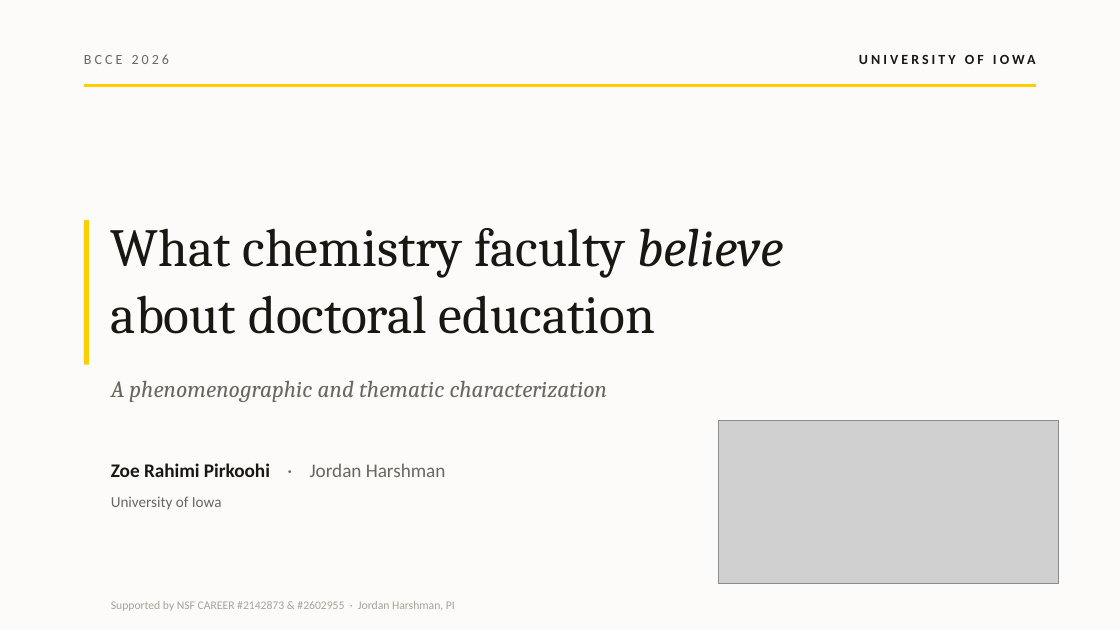
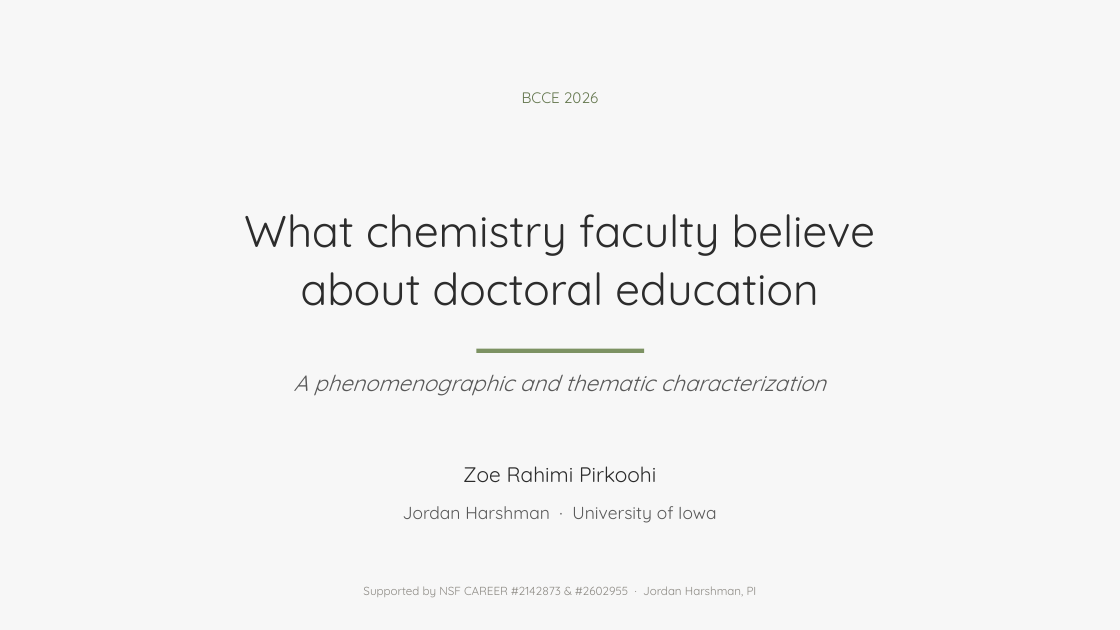
Before and after one commit to 7ahra/resnet_exploration, a slide deck: slide 1 of bcce_2026_faculty_beliefs/BCCE2026_faculty_beliefs.pptx. Drawn at 1120x630 pixels with LibreOffice and Linux fonts; fonts in the diff are those of the drawing; grey boxes stand for pictures; background and template pictures are left out. Boxes give left, top, right and bottom in pixels: in the first picture for what was removed or moved away, otherwise in the second. Text is boxed around its words. In the diff, an @@ line names an element or a change of style, - is before the commit and + after.

```diff
--- a/bcce_2026_faculty_beliefs/BCCE2026_faculty_beliefs.pptx
+++ b/bcce_2026_faculty_beliefs/BCCE2026_faculty_beliefs.pptx
@@ rectangle at (0, 0, 1120, 630): fill #FCFBF9 to #F7F7F7 @@
@@ text removed at (859, 55, 1036, 64) @@
-UNIVERSITY OF IOWA
@@ text "BCCE 2026": place and size @@
-text "BCCE 2026" at (84, 54, 169, 64)
+text "BCCE 2026" at (522, 92, 598, 103)
@@ text "BCCE 2026" at (522, 92, 598, 103): size 12 to 13 pt, font Calibri to Quicksand, text colour #6B6660 to #64774E, letter spacing 2.6 to 0 pt; alignment left to centre @@
@@ line removed from (84, 86) to (1036, 86) @@
@@ text "What chemistry faculty believe": place and size @@
-text "What chemistry faculty believe" at (111, 228, 784, 334)
+text "What chemistry faculty believe" at (244, 214, 875, 306)
@@ text "What chemistry faculty believe" at (244, 214, 875, 306): size 46 to 38 pt, font Cambria to Quicksand, text colour #1A1712 to #2C2C2C; italic off in "believe"; alignment left to centre; line spacing 1.04 to 1.1 @@
@@ rectangle removed at (84, 220, 89, 365) @@
@@ rectangle added at (476, 349, 644, 353), fill #7D9263 @@
@@ text "A phenomenographic and thematic characterization": place and size @@
-text "A phenomenographic and thematic characterization" at (111, 381, 608, 402)
+text "A phenomenographic and thematic characterization" at (294, 374, 826, 396)
@@ text "A phenomenographic and thematic characterization" at (294, 374, 826, 396): size 20 to 19 pt, font Cambria to Quicksand, text colour #6B6660 to #595959; alignment left to centre @@
@@ picture removed at (718, 420, 1060, 584) @@
@@ text added at (463, 466, 656, 482), 18 pt, text #2C2C2C @@
+Zoe Rahimi Pirkoohi
@@ text removed at (111, 496, 222, 510) @@
-University of Iowa
@@ text at (403, 506, 716, 523): text changed; size 16.5 to 15 pt; font Calibri to Quicksand; text colour #1A1712 to #595959; bold off @@
-Zoe Rahimi Pirkoohi · Jordan Harshman
+Jordan Harshman · University of Iowa
@@ text "Supported by NSF CAREER #2142873 ...": place and size @@
-text "Supported by NSF CAREER #2142873 ..." at (111, 601, 455, 611)
+text "Supported by NSF CAREER #2142873 ..." at (363, 586, 757, 597)
@@ text "Supported by NSF CAREER #2142873 ..." at (363, 586, 757, 597): font Calibri to Quicksand, text colour #A8A299 to #8C8983; alignment left to centre @@
```
Also in this commit, not shown: 15 other slides changed, 6 other files.
